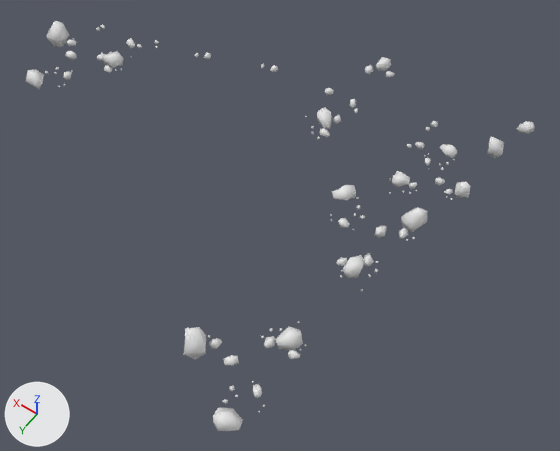
The OBJ model final/GEFS/models/Socuwan/Rocks/model.obj as it was, and as the next commit left it.
Camera for both pictures: a 50 mm lens placed at (-20.7, 17.2, 30.5), pointed at (-5.7, -3.9, -2.5). The axes (+X, +Y, +Z) are drawn at lower left. The lights are the same throughout. Where no turn or scale is listed for an object, it has been applied to the vertices.

Names of what the first picture shows: 'Circle.024_Circle.025'.
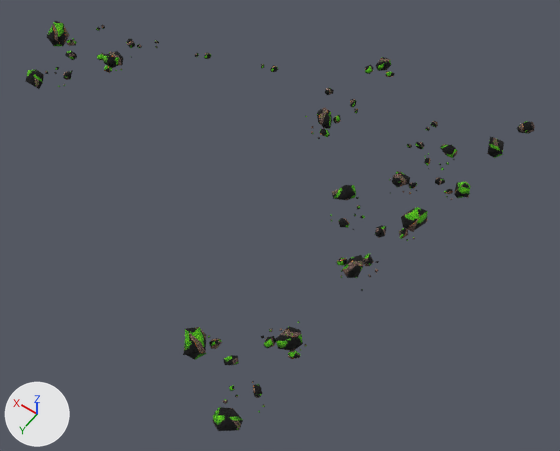
Boxes [x1, y1, x2, y2] around the edits, measured in the pictures (560 x 451 px):
'Circle.024_Circle.025', recoloured
    both: [26, 21, 535, 431]

What changed in the scene script:
```text
Add img_diffuse_png:
    img_diffuse_png = load_image('diffuse.png', '../Trees/diffuse.png', 512, 512, 'sRGB')
Add mat_materialro:
    mat_materialro = principled_material('materialro')
    mat_materialro.texture = img_diffuse_png
    mat_materialro.roughness = 0.968
Change me_circle_024_circle_025:
    where me_circle_024_circle_025.from_pydata(...)  # 1161 vertices, 1814 faces; spans x -14.5..13.0, y -15.9..8.0, z -1.7..1.3
    add me_circle_024_circle_025.materials.append(mat_materialro)  # picture img_diffuse_png
```
